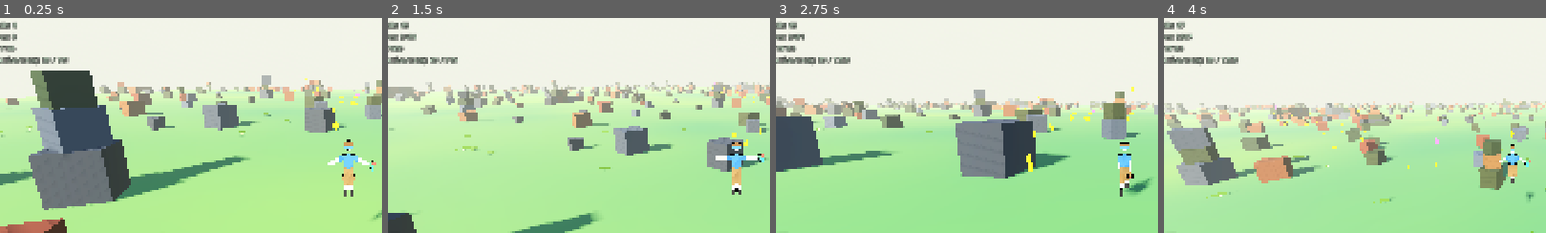
Above: before the commit, frames 1-4 (left to right).
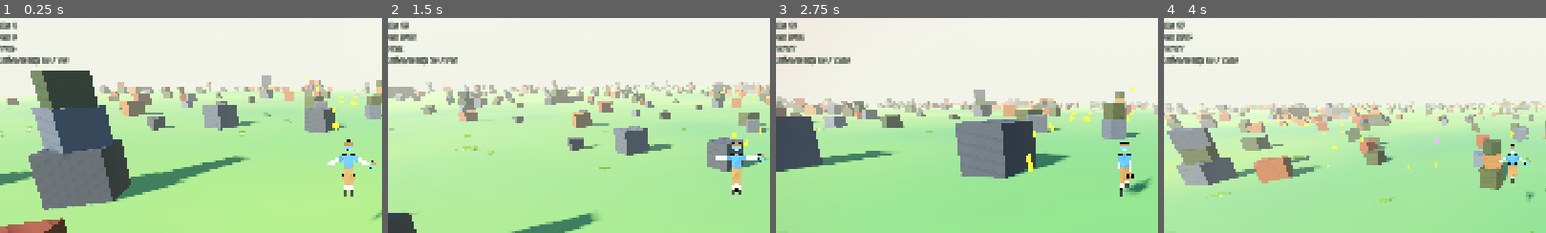
Above: after the commit, the same moments.

Repository: korjavin/godot-test1
Game: Godot game, scene res://scenes/main.tscn
Same seed, same stepped clock (60 frames per second), same inputs: the game is played once before the commit and once after it.
Inputs (mouse positions are % of the whole screen's width and height, from its top left):
- Up to frame 1 (0.25 s): no input
- Up to frame 2 (1.5 s): tap Enter (ui_accept) at 0.5 s; move the mouse to (55, 50) at 0.52 s; hold Shift (run) 0.53-1.28 s; hold W (move_forward) from 0.53 s (still down); tap Space (jump) at 0.77, 1.07 s; move the mouse to (45, 50) at 1.27 s; tap Ctrl (duck) at 1.35 s
- Up to frame 3 (2.75 s): keep holding W (move_forward); tap Space (jump) at 1.52, 1.82 s; tap Shift (run) at 1.55 s; move the mouse to (52, 48) at 2.02 s; hold Shift (run) from 2.03 s (still down)
- Up to frame 4 (4 s): keep holding W (move_forward); move the mouse to (49, 52) at 2.77 s; release Shift (run) at 2.78 s; tap F (special_ability) at 2.85 s; tap Space (jump) at 3.02, 3.32, 3.77 s; tap Shift (run) at 3.05, 3.8 s; move the mouse to (57, 51) at 3.52 s; hold R (switch_character) from 3.53 s (still down)
The pictures show only the part of the screen within x 4-54%, y 18-68%; the shares and areas given below are measured in that part.

The runs differ from the first frame. In frame 1, less than 0.1% of the frame differs, in the area x 3-4%, y 13-16%; in frame 2, less than 0.1%; in frame 3, less than 0.1%, in the area x 3-8%, y 3-16%; in frame 4, less than 0.1%.

Commit message:
feat: danger telegraph — chased-by-croc vignette + ramping heartbeat

Diff:
--- a/scenes/main.tscn
+++ b/scenes/main.tscn
@@ -14,6 +14,7 @@
 [ext_resource type="PackedScene" uid="uid://b8touchctrls01" path="res://scenes/ui/touch_controls.tscn" id="12_touch"]
 [ext_resource type="Script" path="res://scripts/mobile_settings_panel.gd" id="13_tune"]
 [ext_resource type="Script" path="res://scripts/sound_manager.gd" id="14_sound"]
+[ext_resource type="Script" path="res://scripts/danger_vignette.gd" id="15_danger"]
 
 [sub_resource type="ProceduralSkyMaterial" id="ProceduralSkyMaterial_1"]
 sky_top_color = Color(0.25, 0.45, 0.75, 1)
@@ -71,6 +72,15 @@
 environment = SubResource("Environment_1")
 
 [node name="HUD" type="CanvasLayer" parent="."]
+
+[node name="DangerVignette" type="Control" parent="HUD"]
+anchors_preset = 15
+anchor_right = 1.0
+anchor_bottom = 1.0
+grow_horizontal = 2
+grow_vertical = 2
+mouse_filter = 2
+script = ExtResource("15_danger")
 
 [node name="HitFlash" type="ColorRect" parent="HUD"]
 anchors_preset = 15
--- a/scripts/crocodile_lod_manager.gd
+++ b/scripts/crocodile_lod_manager.gd
@@ -171,6 +171,13 @@
 	## One LOD pass: decide, for every crocodile, whether it should be awake
 	## (fully simulating) or asleep (frozen), and tell it only when that decision
 	## actually changes — so we never spam the setter every tick.
+	##
+	## The same loop ALSO feeds the danger telegraph for free: we track the
+	## nearest croc that is actively chasing (`is_chasing`) and publish that
+	## distance to the DangerVignette after the loop — zero extra passes. This
+	## is guaranteed complete because any croc that could be chasing is inside
+	## DETECTION_RADIUS (15 m), far inside SIM_RADIUS (45 m), so it is always
+	## awake and always seen by this scan.
 
 	# Be defensive about the player ref: it can go stale if the player node is
 	# ever freed/replaced. If we don't have a valid one, try to (re)acquire it.
@@ -184,6 +191,10 @@
 
 	var player_pos: Vector3 = _player.global_position
 
+	# Squared distance to the nearest croc currently chasing the player; INF
+	# when nobody is hunting. Published to the danger vignette after the loop.
+	var nearest_chasing_dist_sq: float = INF
+
 	for croc in get_tree().get_nodes_in_group("crocodile"):
 		# Skip anything that isn't a live Node3D (e.g. queued for deletion).
 		if not is_instance_valid(croc) or not (croc is Node3D):
@@ -198,6 +209,13 @@
 		# avoids a sqrt per crocodile per scan.
 		var dist_sq: float = croc.global_position.distance_squared_to(player_pos)
 
+		# Danger telegraph: remember the closest ACTIVE hunter. The `in` guard
+		# keeps us safe against a group member that doesn't expose the flag
+		# (same defensive style as the has_method filter above). Bosses live in
+		# the same group and expose the same flag, so they telegraph too.
+		if "is_chasing" in croc and croc.is_chasing:
+			nearest_chasing_dist_sq = minf(nearest_chasing_dist_sq, dist_sq)
+
 		# Read the crocodile's current LOD state so we can apply hysteresis and
 		# only call the setter on a real transition. We already filtered to crocs
 		# that declare `set_lod_active` (above), and every such croc is a real
@@ -220,6 +238,14 @@
 		# also idempotent, but skipping the call entirely keeps this loop cheap.
 		if should_be_active != currently_active:
 			croc.set_lod_active(should_be_active)
+
+	# Publish the danger distance (metres; INF = nobody chasing — sqrt(INF) is
+	# still INF, so one unconditional sqrt covers both cases). Group-based and
+	# null-safe like every other cross-system hook: no vignette in the scene
+	# (e.g. a character scene run in isolation) means we simply skip it.
+	var vignette := get_tree().get_first_node_in_group("danger_vignette")
+	if vignette != null and vignette.has_method("set_danger_distance"):
+		vignette.set_danger_distance(sqrt(nearest_chasing_dist_sq))
 
 
 func _scan_coins() -> void:
--- /dev/null
+++ b/scripts/danger_vignette.gd
@@ -0,0 +1,168 @@
+extends Control
+## Danger telegraph: a red screen-EDGE vignette + ramping heartbeat that warn
+## the player a crocodile is actively hunting them BEFORE the bite lands.
+##
+## The CrocodileLODManager already iterates every crocodile ~9 Hz with the
+## player position in hand; it publishes the distance to the nearest CHASING
+## croc here via `set_danger_distance()` (group "danger_vignette", null-safe —
+## the project's standard no-hard-refs convention). This node turns that one
+## number into two feedback channels:
+##   - VISUAL: a fullscreen ColorRect running a tiny canvas_item shader (built
+##     in code — no asset files) that tints only the screen edges red, fading
+##     in as the croc closes. Deliberately cheap: one 2D quad, and even that
+##     cost is skipped (`visible = false`) whenever there is no danger.
+##   - AUDIO: the sound manager's pre-baked "heartbeat" loop (see
+##     sound_manager.gd), fetched via get_loop_player("heartbeat"). We own
+##     play/stop and drive pitch_scale + volume_db live, so the heart beats
+##     faster and louder as the croc closes 15 m → 0. play() is gated on
+##     is_unlocked() — the browser-gesture gate only guards the manager's own
+##     play_* methods, not loop players driven directly (its documented rule).
+##
+## The published distance only arrives ~9 Hz (the LOD scan cadence), so the
+## displayed alpha is EASED toward its target every frame — the vignette
+## breathes smoothly instead of stepping visibly at scan rate.
+
+# ============================================================================
+# CONSTANTS
+# ============================================================================
+
+## Distance (metres) at which danger starts registering. This mirrors the
+## crocodile's DETECTION_RADIUS (15 m) — a croc can only be chasing inside it,
+## so the telegraph ramps over exactly the range where a hunt can exist.
+const DANGER_RANGE: float = 15.0
+
+## Vignette opacity at point-blank range (danger level 1.0). Kept well under
+## fully opaque so the world stays readable while the player flees.
+const MAX_ALPHA: float = 0.45
+
+## How fast the displayed alpha eases toward its target (per second, lerp
+## weight). High enough to feel responsive, low enough to hide the 9 Hz steps.
+const ALPHA_EASE_SPEED: float = 6.0
+
+## Heartbeat ramp endpoints: calm distant thump → fast loud pounding at 0 m.
+const HEARTBEAT_PITCH_FAR: float = 1.0
+const HEARTBEAT_PITCH_NEAR: float = 1.8
+const HEARTBEAT_VOLUME_FAR_DB: float = -18.0
+const HEARTBEAT_VOLUME_NEAR_DB: float = -6.0
+
+## The edge-vignette shader. Radial distance from screen centre, remapped so
+## the middle of the screen stays untouched and only the border band tints
+## red. Alpha is a uniform driven from _process each frame.
+const VIGNETTE_SHADER_CODE: String = """
+shader_type canvas_item;
+
+// Overall vignette strength, 0 = invisible, driven from GDScript.
+uniform float vignette_alpha = 0.0;
+
+void fragment() {
+	// Distance from screen centre in UV space (0 at centre, ~0.71 in corners).
+	float dist = distance(UV, vec2(0.5));
+	// Only the outer band contributes: fully clear inside 0.35, ramping up
+	// smoothly toward the corners, so gameplay in the middle stays unobscured.
+	float edge = smoothstep(0.35, 0.72, dist);
+	COLOR = vec4(0.8, 0.05, 0.05, edge * vignette_alpha);
+}
+"""
+
+# ============================================================================
+# STATE
+# ============================================================================
+
+## Latest published distance to the nearest chasing croc (metres). INF means
+## nobody is hunting. Written by the LOD manager ~9 Hz via set_danger_distance.
+var _danger_distance: float = INF
+
+## The alpha actually on screen this frame, eased toward the target.
+var _display_alpha: float = 0.0
+
+## Whether WE started the heartbeat loop (so we know to stop it when safe).
+var _heartbeat_playing: bool = false
+
+## The fullscreen quad running the vignette shader.
+var _rect: ColorRect
+
+
+# ============================================================================
+# LIFECYCLE
+# ============================================================================
+
+func _ready() -> void:
+	# Group registration — how the LOD manager finds us (no hard refs).
+	add_to_group("danger_vignette")
+	# Never block clicks/touches; this is pure feedback.
+	mouse_filter = Control.MOUSE_FILTER_IGNORE
+
+	# Build the shader + quad entirely in code (no asset files, matching the
+	# synthesized-audio convention).
+	var shader := Shader.new()
+	shader.code = VIGNETTE_SHADER_CODE
+	var mat := ShaderMaterial.new()
+	mat.shader = shader
+
+	_rect = ColorRect.new()
+	_rect.material = mat
+	_rect.mouse_filter = Control.MOUSE_FILTER_IGNORE
+	_rect.set_anchors_preset(Control.PRESET_FULL_RECT)
+	add_child(_rect)
+
+	# Start hidden: visible=false skips the fullscreen shader entirely while
+	# there is no danger (the common case).
+	visible = false
+
+
+func set_danger_distance(distance: float) -> void:
+	## Called by CrocodileLODManager after each ~9 Hz scan: distance in metres
+	## to the nearest croc whose is_chasing is true, or INF when none.
+	_danger_distance = distance
+
+
+func _process(delta: float) -> void:
+	# Danger level t: 0 at DANGER_RANGE (or beyond / INF), 1 at point blank.
+	var t: float = clampf(1.0 - _danger_distance / DANGER_RANGE, 0.0, 1.0)
+
+	# Ease the on-screen alpha toward the target so the 9 Hz publish cadence
+	# never shows as visible steps.
+	var target_alpha: float = t * MAX_ALPHA
+	_display_alpha = lerpf(_display_alpha, target_alpha, minf(1.0, ALPHA_EASE_SPEED * delta))
+	# Snap the asymptotic tail to true zero so we can actually hide the quad.
+	if target_alpha == 0.0 and _display_alpha < 0.005:
+		_display_alpha = 0.0
+
+	visible = _display_alpha > 0.0
+	if visible:
+		(_rect.material as ShaderMaterial).set_shader_parameter("vignette_alpha", _display_alpha)
+
+	_update_heartbeat(t)
+
+
+# ============================================================================
+# HEARTBEAT
+# ============================================================================
+
+func _update_heartbeat(t: float) -> void:
+	## Drive the sound manager's looping heartbeat from the raw danger level
+	## (not the eased alpha — audio should track the actual threat instantly).
+	var sm := get_tree().get_first_node_in_group("sound_manager")
+	if sm == null or not sm.has_method("get_loop_player"):
+		# No sound manager (scene run in isolation) → silent, never an error.
+		return
+
+	var in_danger: bool = t > 0.0
+
+	if in_danger and not _heartbeat_playing:
+		# The gesture gate only guards the manager's own play_* methods; loop
+		# players driven directly must check is_unlocked() themselves. If the
+		# gate is still closed we simply retry next frame (no state latched).
+		if not (sm.has_method("is_unlocked") and sm.is_unlocked()):
+			return
+		sm.get_loop_player("heartbeat").play()
+		_heartbeat_playing = true
+	elif not in_danger and _heartbeat_playing:
+		sm.get_loop_player("heartbeat").stop()
+		_heartbeat_playing = false
+
+	if _heartbeat_playing:
+		# Faster and louder as the croc closes 15 m → 0.
+		var p: AudioStreamPlayer = sm.get_loop_player("heartbeat")
+		p.pitch_scale = lerpf(HEARTBEAT_PITCH_FAR, HEARTBEAT_PITCH_NEAR, t)
+		p.volume_db = lerpf(HEARTBEAT_VOLUME_FAR_DB, HEARTBEAT_VOLUME_NEAR_DB, t)
Not shown: 1 places in scenes/main.tscn that only renumber resources
Not shown, added: scripts/danger_vignette.gd.uid
Not shown, changed: docs/plans/20260814-game-feel-juice.md
